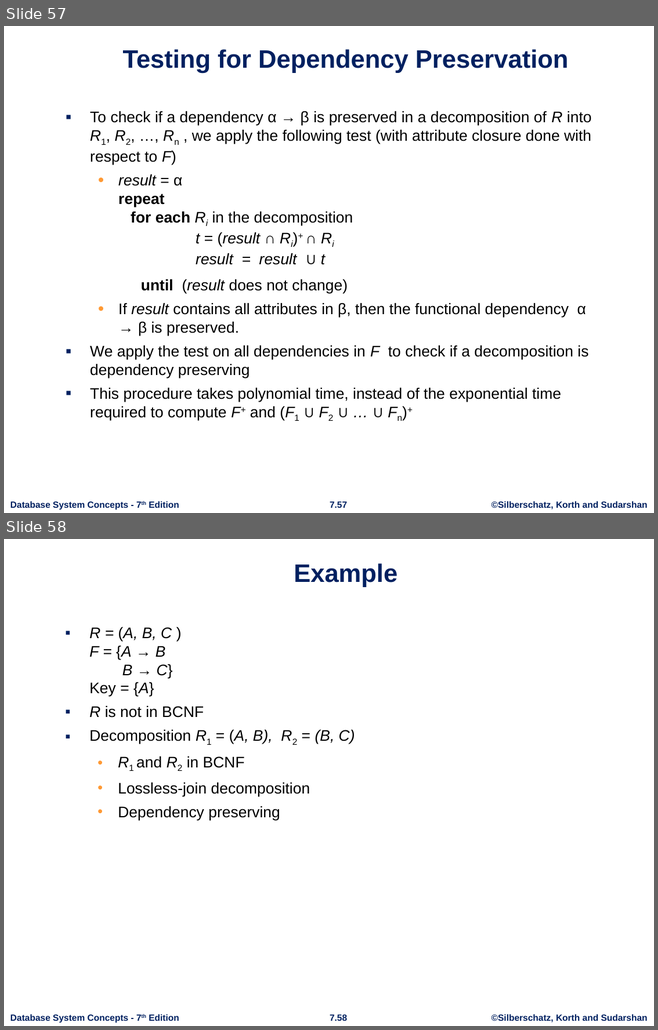
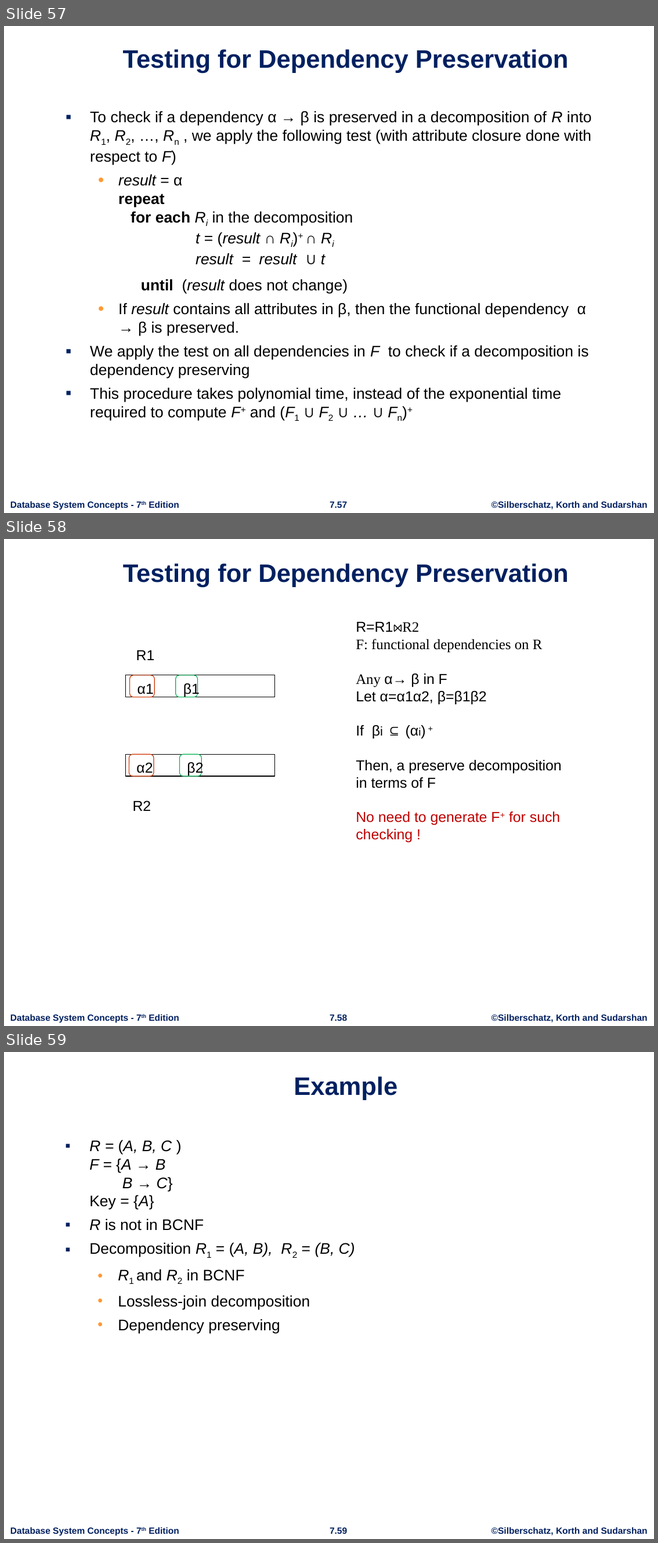
Before and after one commit to FergieLigaLlj/CISC3000-Introduction-to-Data-Base-Systems, a slide deck: Lecture Notes/ch7.pptx. Shown one above the other, each under a label of ours: slides 57 and 58 before the commit, slides 57, 58 and 59 after it. The pictures are 658x1030 and 658x1543 pixels, drawn with LibreOffice and Linux fonts; fonts in the diff are those of the drawing; background and template pictures are left out. Boxes give left, top, right and bottom in pixels: in the first picture for what was removed or moved away, otherwise in the second. Text is boxed around its words. In the diff, an @@ line names an element or a change of style, - is before the commit and + after.

```diff
--- a/Lecture Notes/ch7.pptx
+++ b/Lecture Notes/ch7.pptx
@@ slide 58 added at box(4, 539, 654, 1026), background #FFFFFF; not listed: 3 template elements that a slide beside it also shows @@
@@ title added at box(123, 563, 568, 587), 28 pt, text #002060, bold @@
+Testing for Dependency Preservation
@@ text added at box(355, 622, 561, 842), 16 pt, text #000000 @@
+R=R1⋈R2
+F: functional dependencies on R
+Any α→ β in F
+Let α=α1α2, β=β1β2
+If βi ⊆ (αi) +
+Then, a preserve decomposition in terms of F
+No need to generate F+ for such checking !
@@ text added at box(136, 650, 155, 660), 16 pt, text #000000 @@
+R1
@@ rectangle added at box(125, 675, 274, 697), fill #FFFFFF, outline #000000 0.75 pt @@
@@ rounded rectangle added at box(129, 675, 154, 697), fill #FFFFFF, outline #CC3300 0.75 pt, 16 pt, text #000000 @@
+α1
@@ rounded rectangle added at box(176, 675, 198, 697), fill #FFFFFF, outline #00B050 0.75 pt, 16 pt, text #000000 @@
+β1
@@ rectangle added at box(125, 755, 274, 777), fill #FFFFFF, outline #000000 0.75 pt @@
@@ rounded rectangle added at box(129, 755, 154, 777), fill #FFFFFF, outline #CC3300 0.75 pt, 16 pt, text #000000 @@
+α2
@@ rounded rectangle added at box(179, 755, 201, 777), fill #FFFFFF, outline #00B050 0.75 pt, 16 pt, text #000000 @@
+β2
@@ text added at box(133, 801, 151, 811), 16 pt, text #000000 @@
+R2
@@ what was slide 58 is now slide 59 @@
```
Also in this commit, not shown: 13 slides changed, 21 other files.
